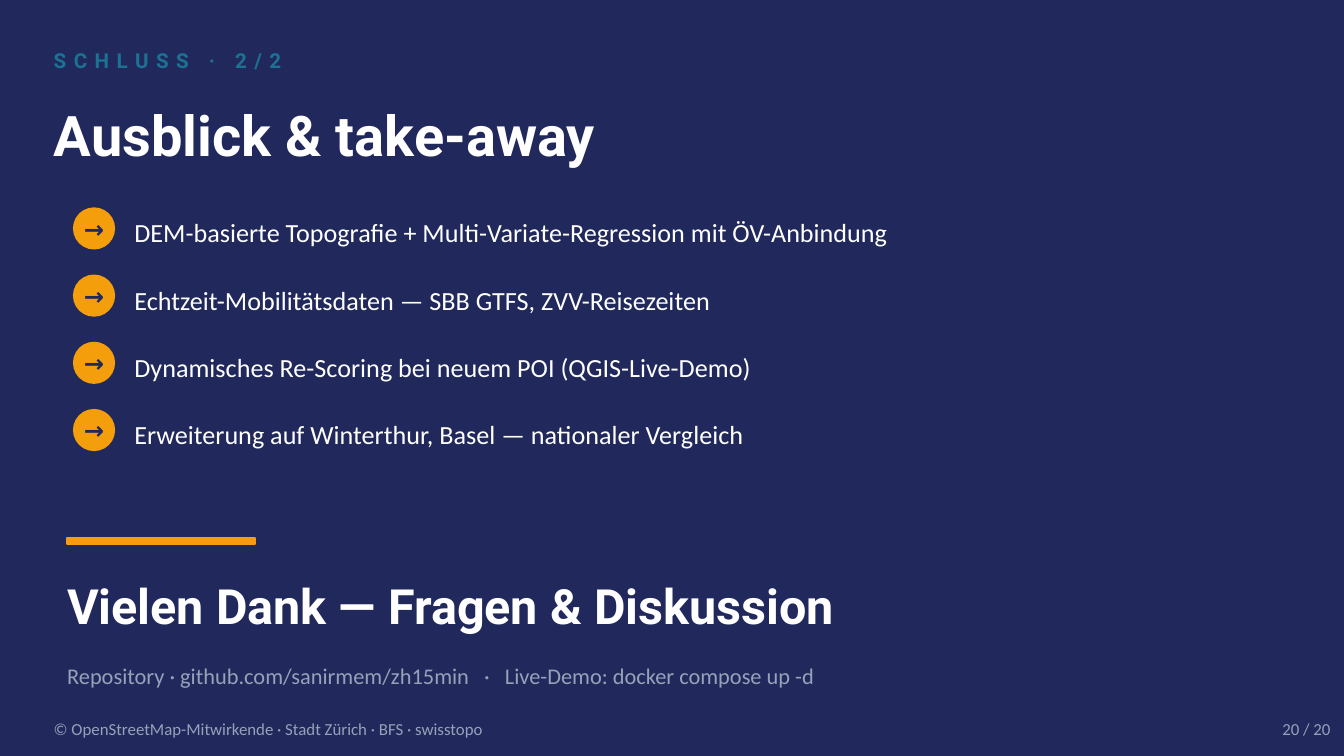
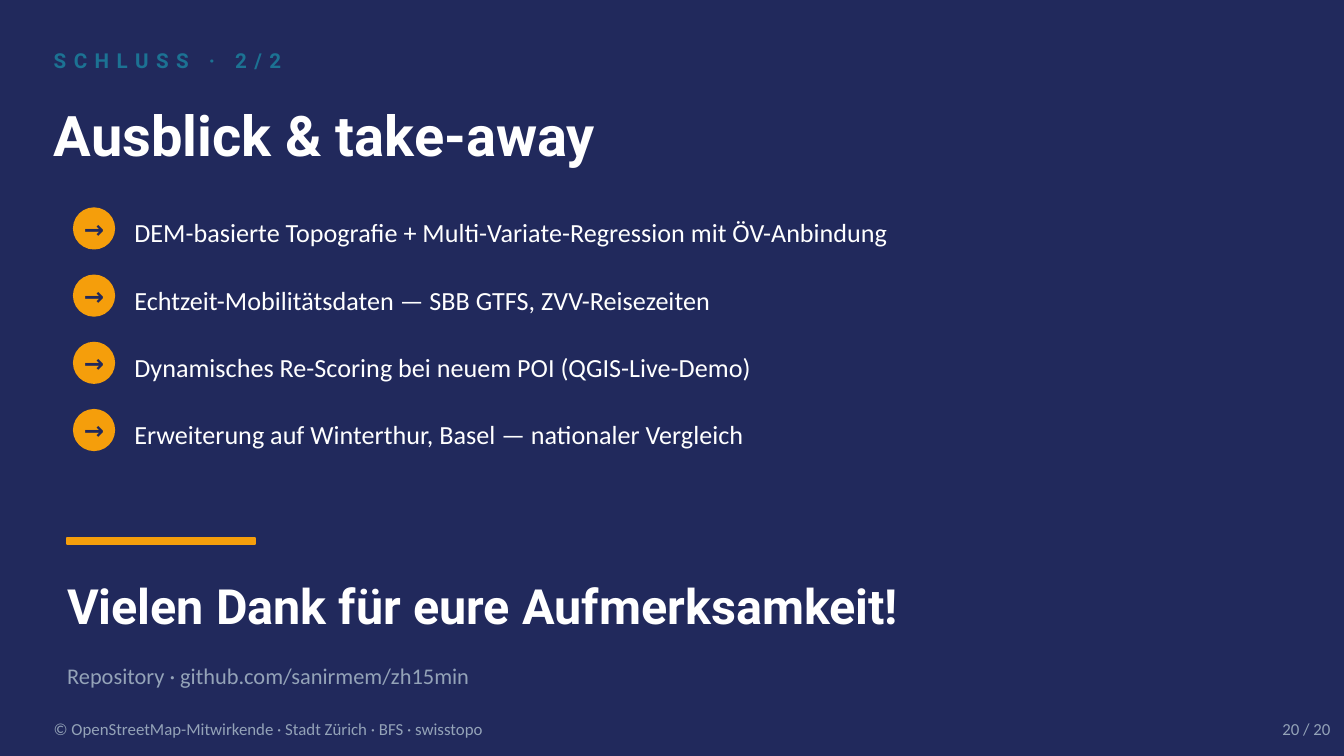
Before and after one commit to sanirmem/zh15min, a slide deck: slide 20 of reports/zh15min_slides.pptx. Drawn at 1344x756 pixels with LibreOffice and Linux fonts; fonts in the diff are those of the drawing. Boxes give left, top, right and bottom in pixels: in the first picture for what was removed or moved away, otherwise in the second. Text is boxed around its words. In the diff, an @@ line names an element or a change of style, - is before the commit and + after.

Commit message:
slide 20: manuelle PPTX-Edits + build-Script synchronisiert
Memis hat manuell auf Slide 20 zwei Texte angepasst — passend zur Entscheidung, dass das Video pre-recorded ist (keine Q&A, keine Live-Demo):

* 'Vielen Dank — Fragen & Diskussion' → 'Vielen Dank für eure Aufmerksamkeit!'

* Footer Live-Demo-Klausel entfernt: 'Repository · github.com/sanirmem/zh15min' (ohne docker-compose-Hinweis)

build_slides.js Zeilen 986/990 synchronisiert — sonst würde ein erneuter node-Run die manuellen Edits überschreiben.

PDF aus aktueller PPTX neu generiert (war noch im Stand vor den Edits).

```diff
--- a/reports/zh15min_slides.pptx
+++ b/reports/zh15min_slides.pptx
@@ text at (67, 587, 898, 625): text changed @@
-Vielen Dank — Fragen & Diskussion
+Vielen Dank für eure Aufmerksamkeit!
@@ text at (67, 668, 469, 688): text changed @@
-Repository · github.com/sanirmem/zh15min · Live-Demo: docker compose up -d
+Repository · github.com/sanirmem/zh15min
```
Also in this commit, not shown: 2 other slides changed, 2 other files.
